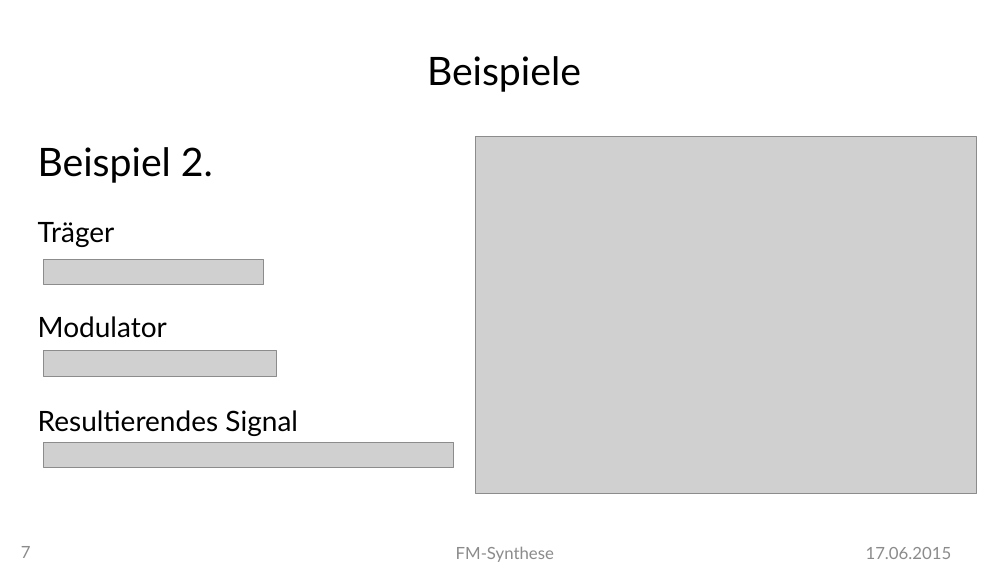
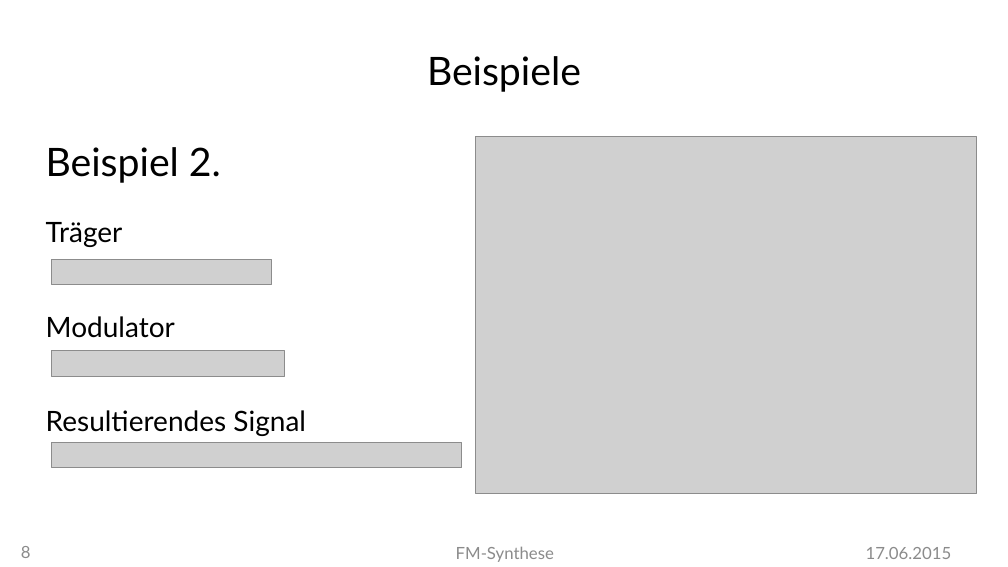
Before and after one commit to MBulli/VSeminar, a slide deck: slide 8 of Praesentation/FMSynthese-Julius.pptx (slide 7 before the commit). Drawn at 1008x567 pixels with LibreOffice and Linux fonts; fonts in the diff are those of the drawing; grey boxes stand for pictures; background and template pictures are left out. Boxes give left, top, right and bottom in pixels: in the first picture for what was removed or moved away, otherwise in the second. Text is boxed around its words. In the diff, an @@ line names an element or a change of style, - is before the commit and + after.

Commit message:
Even more presentation stuff, and dx7 text

```diff
--- a/Praesentation/FMSynthese-Julius.pptx
+++ b/Praesentation/FMSynthese-Julius.pptx
@@ text "Beispiel 2.": place and size @@
-text "Beispiel 2." at [38,147,298,436]
+text "Beispiel 2." at [46,147,306,436]
@@ 3 pictures: place and size @@
-3 pictures at [43,260,454,468]
+3 pictures at [51,260,462,468]
@@ page number at [21,546,31,558]: text changed @@
-7
+8
```
Also in this commit, not shown: 17 other slides changed, 5 slides added, 5 other files.
